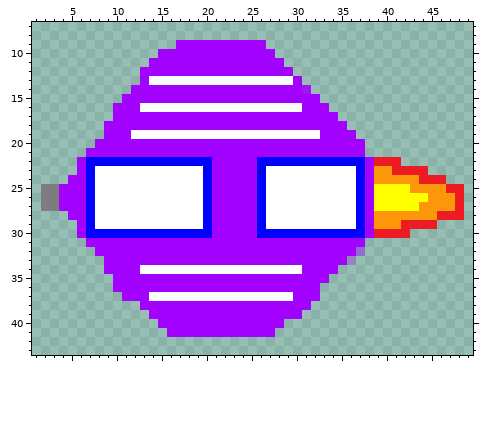
Pixel-art sprite, stored at Infinity/Art assets/Enemy-1.png. That is the earlier state.
The file is 50x50 pixels. Pixels under 10% opacity are left out. Colours within 5 levels of each other are drawn and written as one. Shown: x 1..49, y 7..43.
And afterwards:
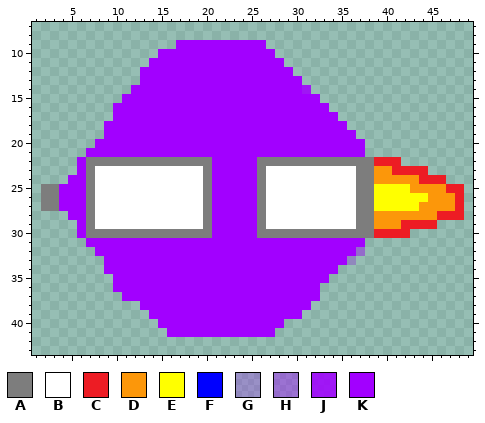
Palette (. is transparent): A #7d7d7d  B #ffffff  C #ed1c24  D #fc970a  E #ffff00  F #0000ff  G #a200ff3e  H #a200ff66  J #a200ffdf  K #a200ff
Difference:
{"y":13,"x":14,"old":"BBBBBBBBBBBBBBBB","new":"KKKKKKKKKKKKKKKK"}
{"y":16,"x":13,"old":"BBBBBBBBBBBBBBBBBB","new":"KKKKKKKKKKKKKKKKKK"}
{"y":19,"x":12,"old":"BBBBBBBBBBBBBBBBBBBBB","new":"KKKKKKKKKKKKKKKKKKKKK"}
{"y":22,"x":7,"old":"FFFFFFFFFFFFFF","new":"AAAAAAAAAAAAAA"}
{"y":22,"x":26,"old":"FFFFFFFFFFFFK","new":"AAAAAAAAAAAAA"}
{"y":23,"x":7,"old":"F","new":"A"}
{"y":23,"x":20,"old":"F","new":"A"}
{"y":23,"x":26,"old":"F","new":"A"}
{"y":23,"x":37,"old":"FK","new":"AA"}
{"y":24,"x":7,"old":"F","new":"A"}
{"y":24,"x":20,"old":"F","new":"A"}
{"y":24,"x":26,"old":"F","new":"A"}
{"y":24,"x":37,"old":"FK","new":"AA"}
{"y":25,"x":7,"old":"F","new":"A"}
{"y":25,"x":20,"old":"F","new":"A"}
{"y":25,"x":26,"old":"F","new":"A"}
{"y":25,"x":37,"old":"FK","new":"AA"}
{"y":26,"x":7,"old":"F","new":"A"}
{"y":26,"x":20,"old":"F","new":"A"}
{"y":26,"x":26,"old":"F","new":"A"}
{"y":26,"x":37,"old":"FK","new":"AA"}
{"y":27,"x":7,"old":"F","new":"A"}
{"y":27,"x":20,"old":"F","new":"A"}
{"y":27,"x":26,"old":"F","new":"A"}
{"y":27,"x":37,"old":"FK","new":"AA"}
{"y":28,"x":7,"old":"F","new":"A"}
{"y":28,"x":20,"old":"F","new":"A"}
{"y":28,"x":26,"old":"F","new":"A"}
{"y":28,"x":37,"old":"FK","new":"AA"}
{"y":29,"x":7,"old":"F","new":"A"}
{"y":29,"x":20,"old":"F","new":"A"}
{"y":29,"x":26,"old":"F","new":"A"}
{"y":29,"x":37,"old":"FK","new":"AA"}
{"y":30,"x":7,"old":"FFFFFFFFFFFFFF","new":"AAAAAAAAAAAAAA"}
{"y":30,"x":26,"old":"FFFFFFFFFFFFK","new":"AAAAAAAAAAAAA"}
{"y":34,"x":13,"old":"BBBBBBBBBBBBBBBBBB","new":"KKKKKKKKKKKKKKKKKK"}
{"y":37,"x":14,"old":"BBBBBBBBBBBBBBBB","new":"KKKKKKKKKKKKKKKK"}
